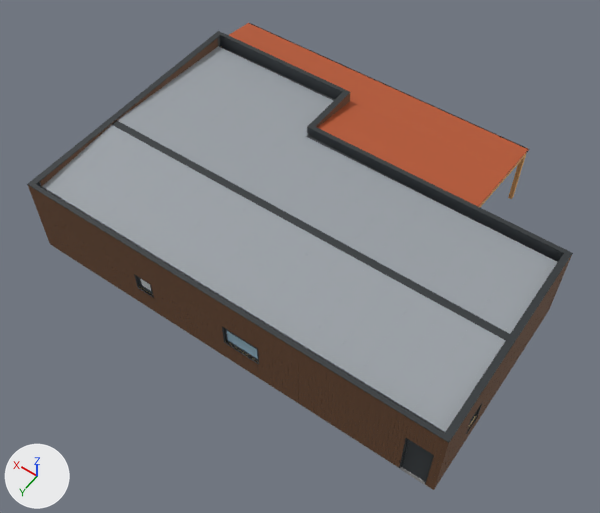
Renders of the Blender file BOB/Construção Torres Vedras/modelos/casa/Casa_TorresVedras.blend from each side of a commit.
Both versions are drawn from a 50 mm camera at (-2.7, 22.3, 26.0) aimed at (8.8, 6.1, 0.6). Lighting does not change. The marker at lower left points along +X, +Y and +Z. The first picture is the older version.
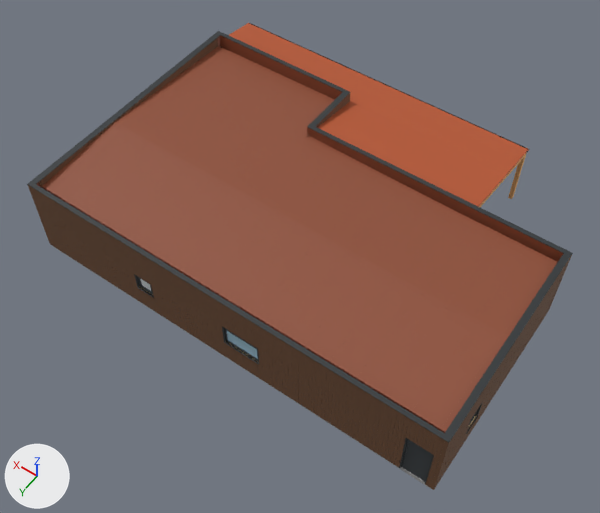
Not visible in the pictures: 'Saída da caleira S 10.9'.

Where the newer file only moved an object's origin or applied its transform, the numbers keep the older frame.

The change, as a diff of the scene's bpy script:
```diff
--- a/BOB/Construção Torres Vedras/modelos/casa/Casa_TorresVedras.blend.py
+++ b/BOB/Construção Torres Vedras/modelos/casa/Casa_TorresVedras.blend.py
@@ mat_painel_sandwich_5_ondas @@
 mat_painel_sandwich_5_ondas = principled_material('Painel sandwich 5 ondas')
-mat_painel_sandwich_5_ondas.base_color = (0.323, 0.352, 0.381)  # grey #9aa0a6
+mat_painel_sandwich_5_ondas.base_color = (0.275, 0.0762, 0.0356)  # brown #8f4e35
@@ mat_remate_cor_da_cobertura @@
+mat_remate_cor_da_cobertura = principled_material('Remate cor da cobertura')
+mat_remate_cor_da_cobertura.base_color = (0.275, 0.0762, 0.0356)  # brown #8f4e35
+mat_remate_cor_da_cobertura.roughness = 0.55
@@ me_caleira_oculta_s_0_1 @@
-me_caleira_oculta_s_0_1.from_pydata(...)  # 90 vertices, 67 faces; spans x -5.43..5.43, y -0.21..0.2, z -0.32..0.32
-me_caleira_oculta_s_0_1.materials.append(mat_caleira)  # dark grey #3a3f43
+me_caleira_oculta_s_0_1.from_pydata(...)  # 84 vertices, 62 faces; spans x -5.43..5.43, y -0.21..0.2, z -0.32..0.32
+# me_caleira_oculta_s_0_1 part 1: 1 vertex moved from x -5.43, y 0.1, z -0.32 to x -5.31, y 0.1, z -0.32; 13 vertices removed from x -5.43..-5.33, y -0.21..0.1, z -0.32..0.32; 7 vertices added at x -5.43..-5.31, y -0.21..0.1, z -0.32
+# other edits to the shape of me_caleira_oculta_s_0_1 do not show in these pictures
+me_caleira_oculta_s_0_1.materials.append(mat_chapa_cor_telha)  # brown #8f4e35
@@ me_caleira_oculta_s_10_9 @@
 me_caleira_oculta_s_10_9.from_pydata(...)  # 80 vertices, 60 faces; spans x -3.25..3.25, y -0.21..0.2, z -0.32..0.32
-me_caleira_oculta_s_10_9.materials.append(mat_caleira)  # dark grey #3a3f43
+me_caleira_oculta_s_10_9.materials.append(mat_chapa_cor_telha)  # brown #8f4e35
@@ me_cumeeira_6_75 @@
 # verts and faces of me_cumeeira_6_75; kept vertices keep their numbers, new ones are numbered from 8
-me_cumeeira_6_75.from_pydata(...)  # 8 vertices, 6 faces; spans x -8.6..8.6, y -0.2..0.2, z 0.0
+me_cumeeira_6_75.from_pydata(...)  # 16 vertices, 12 faces; spans x -8.6..8.6, y -0.2..0.2, z 0.0
+# me_cumeeira_6_75 part 2
+delete_faces([(0, 3, 2, 1), (4, 5, 6, 7), (0, 1, 5, 4), (1, 2, 6, 5), (0, 4, 7, 3)])
+for new, old in zip([*range(8, 12)], [0, 1, 4, 5]): verts[new] = verts[old] + (0.0, 0.2, 0.0)
+for new, old in zip([*range(12, 16)], [2, 3, 6, 7]): verts[new] = verts[old] + (0.0, -0.2, 0.0)
+faces += [(0, 4, 10, 8), (1, 5, 11, 9), (0, 8, 11, 5), (0, 5, 1, 4), (1, 9, 10, 4), (8, 10, 9, 11)]
+faces += [(3, 13, 15, 7), (2, 6, 14, 12), (2, 12, 13, 3), (6, 7, 15, 14), (12, 14, 15, 13)]
+# me_cumeeira_6_75 part 3: 2 faces spanning x -8.6..8.6, y -0.2..0.2, z 0.0 switch from mat_remate_ral_7016 (dark grey #2e3336) to mat_remate_cor_da_cobertura (brown #8f4e35)
@@ ob_ripado_37_5x35___platibanda_plat_p18_6 @@
 ob_ripado_37_5x35___platibanda_plat_p18_6 = bpy.data.objects.new('Ripado 37,5x35 | platibanda PLAT P18.6', me_ripado_37_5x35___platibanda_plat_p18_6)
-ob_ripado_37_5x35___platibanda_plat_p18_6.location = (17.36, 10.37, 3.2)
+ob_ripado_37_5x35___platibanda_plat_p18_6.location = (17.36, 10.09, 3.34)
@@ ob_saída_da_caleira_s_10_9 @@
+ob_saída_da_caleira_s_10_9 = bpy.data.objects.new('Saída da caleira S 10.9', me_saída_da_caleira_s_10_9)  # a box spanning x -0.05..0.05, y -0.025..0.025, z -0.058..0.058; in mat_saída_de_caleira (black #15181a)
+ob_saída_da_caleira_s_10_9.location = (17.32, 0.14, 2.79)
```

Changed parts and their boxes [x1, y1, x2, y2] in the pictures (600 x 513 px; the box of a moved part takes in the faces that stretch with it):
'Painel 5 ondas N x0.39', recoloured (grey to brown): [412, 323, 500, 430] in both
'Painel 5 ondas N x1.39', recoloured (grey to brown): [383, 308, 473, 413] in both
'Painel 5 ondas N x2.39', recoloured (grey to brown): [356, 293, 445, 395] in both
'Cumeeira 6.75', reshaped, moved: before [112, 120, 510, 340]; after [112, 121, 510, 341]
'Painel 5 ondas N x3.39', recoloured (grey to brown): [330, 279, 419, 379] in both
'Painel 5 ondas N x4.39', recoloured (grey to brown): [304, 265, 393, 363] in both
'Painel 5 ondas N x5.39', recoloured (grey to brown): [279, 252, 368, 347] in both
'Painel 5 ondas N x6.39', recoloured (grey to brown): [254, 239, 343, 332] in both
'Painel 5 ondas S x11.39', recoloured (grey to brown): [215, 90, 331, 185] in both
'Painel 5 ondas N x7.39', recoloured (grey to brown): [230, 226, 319, 317] in both
'Painel 5 ondas S x12.39', recoloured (grey to brown): [194, 81, 310, 173] in both
'Painel 5 ondas N x8.39', recoloured (grey to brown): [207, 214, 296, 303] in both
'Painel 5 ondas S x0.39', recoloured (grey to brown): [477, 247, 553, 331] in both
'Painel 5 ondas S x13.39', recoloured (grey to brown): [174, 72, 291, 162] in both
'Painel 5 ondas N x9.39', recoloured (grey to brown): [185, 202, 274, 288] in both
'Painel 5 ondas S x1.39', recoloured (grey to brown): [450, 234, 527, 316] in both
'Painel 5 ondas S x14.39', recoloured (grey to brown): [154, 63, 272, 151] in both
'Painel 5 ondas N x10.39', recoloured (grey to brown): [163, 190, 252, 275] in both
'Painel 5 ondas S x2.39', recoloured (grey to brown): [424, 222, 501, 301] in both
'Painel 5 ondas S x15.39', recoloured (grey to brown): [135, 54, 253, 140] in both
'Painel 5 ondas N x11.39', recoloured (grey to brown): [141, 178, 230, 261] in both
'Painel 5 ondas S x3.39', recoloured (grey to brown): [399, 210, 476, 287] in both
'Painel 5 ondas N x12.39', recoloured (grey to brown): [120, 167, 209, 248] in both
'Painel 5 ondas S x4.39', recoloured (grey to brown): [373, 198, 452, 273] in both
'Painel 5 ondas N x13.39', recoloured (grey to brown): [99, 156, 188, 235] in both
'Painel 5 ondas S x16.39', recoloured (grey to brown): [117, 46, 235, 130] in both
'Painel 5 ondas S x5.39', recoloured (grey to brown): [349, 186, 428, 259] in both
'Painel 5 ondas N x14.39', recoloured (grey to brown): [79, 145, 168, 223] in both
'Painel 5 ondas S x6.39', recoloured (grey to brown): [325, 174, 404, 246] in both
'Painel 5 ondas N x15.39', recoloured (grey to brown): [60, 135, 148, 211] in both
'Painel 5 ondas S x7.39', recoloured (grey to brown): [302, 163, 381, 233] in both
'Painel 5 ondas S x8.39', recoloured (grey to brown): [279, 152, 359, 221] in both
'Painel 5 ondas S x9.39', recoloured (grey to brown): [257, 142, 337, 208] in both
'Painel 5 ondas N x16.39', recoloured (grey to brown): [41, 125, 129, 198] in both
'Caleira oculta S 10.9', recoloured (dark grey to brown): [217, 36, 342, 101] in both
'Painel 5 ondas S x10.89', recoloured: [236, 100, 333, 190] in both
'Painel 5 ondas S x10.39', recoloured (grey to brown): [246, 137, 316, 196] in both
'Painel 5 ondas N x0.11', recoloured: [440, 338, 505, 433] in both
'Painel 5 ondas S x0.11', recoloured: [505, 260, 558, 334] in both
part 1 of me_caleira_oculta_s_0_1, moved or reshaped (mostly hidden): before [308, 129, 563, 262]; after [308, 128, 563, 262]
part 2 of me_cumeeira_6_75, reshaped: before [112, 120, 510, 340]; after [112, 121, 510, 340]
part 3 of me_cumeeira_6_75, recoloured: before [120, 129, 490, 332]; after [127, 133, 506, 341]
